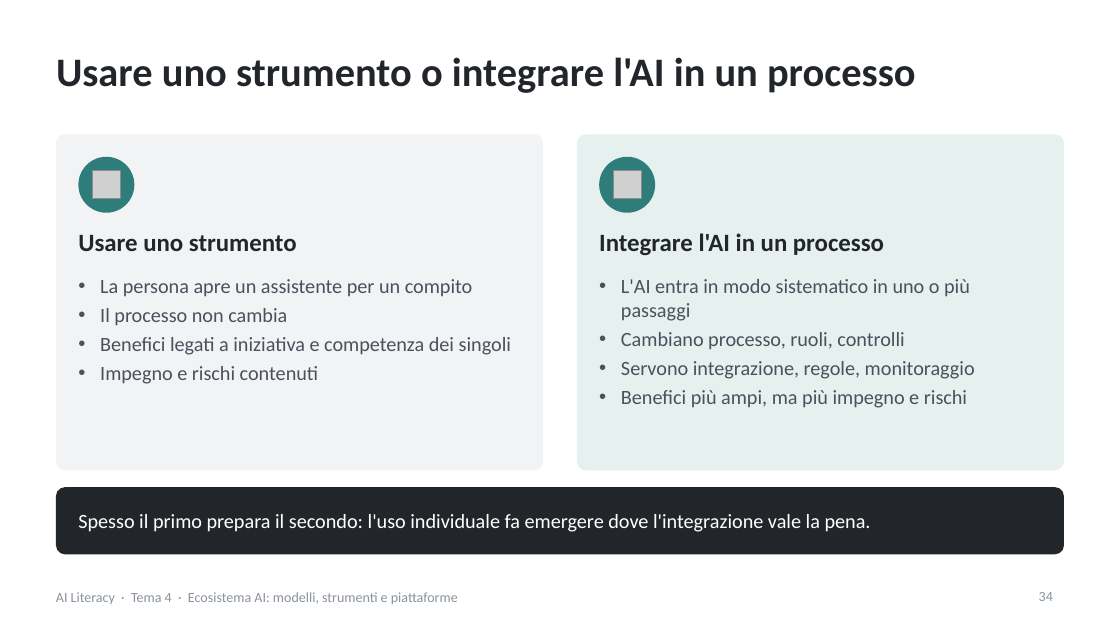
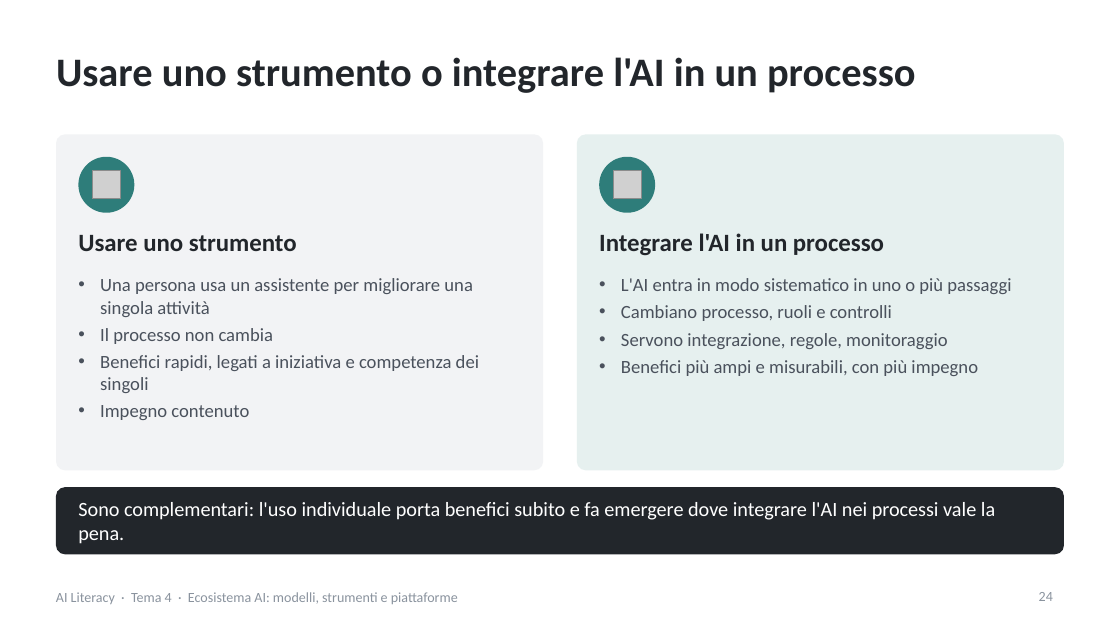
Before and after one commit to NetAi-IT/Formazione-AI-Literacy-Official, a slide deck: slide 24 of Base/Tema4_Ecosistema_AI.pptx (slide 34 before the commit). Drawn at 1120x630 pixels with LibreOffice and Linux fonts; fonts in the diff are those of the drawing; grey boxes stand for pictures. Boxes give left, top, right and bottom in pixels: in the first picture for what was removed or moved away, otherwise in the second. Text is boxed around its words. In the diff, an @@ line names an element or a change of style, - is before the commit and + after.

```diff
--- a/Base/Tema4_Ecosistema_AI.pptx
+++ b/Base/Tema4_Ecosistema_AI.pptx
@@ text at (100, 278, 473, 317): text changed; size 13 to 12 pt @@
-• La persona apre un assistente per un compito
+• Una persona usa un assistente per migliorare una singola attività
@@ text at (621, 278, 1011, 349): size 13 to 12 pt in "L'AI entra in modo sistematico in uno ...", "Servono integrazione, regole, monitoraggio" @@
@@ text at (100, 328, 274, 344): size 13 to 12 pt in "Il processo non cambia" @@
@@ text at (621, 305, 892, 321): text changed; size 13 to 12 pt @@
-• Cambiano processo, ruoli, controlli
+• Cambiano processo, ruoli e controlli
@@ text at (100, 355, 479, 420): text changed; size 13 to 12 pt @@
-• Benefici legati a iniziativa e competenza dei singoli
-• Impegno e rischi contenuti
+• Benefici rapidi, legati a iniziativa e competenza dei singoli
+• Impegno contenuto
@@ text at (621, 360, 978, 376): text changed; size 13 to 12 pt @@
-• Benefici più ampi, ma più impegno e rischi
+• Benefici più ampi e misurabili, con più impegno
@@ text at (78, 502, 995, 544): text changed @@
-Spesso il primo prepara il secondo: l'uso individuale fa emergere dove l'integrazione vale la pena.
+Sono complementari: l'uso individuale porta benefici subito e fa emergere dove integrare l'AI nei processi vale la pena.
```
Also in this commit, not shown: 27 other slides changed, 1 slide added, 22 slides removed, 13 other files.
